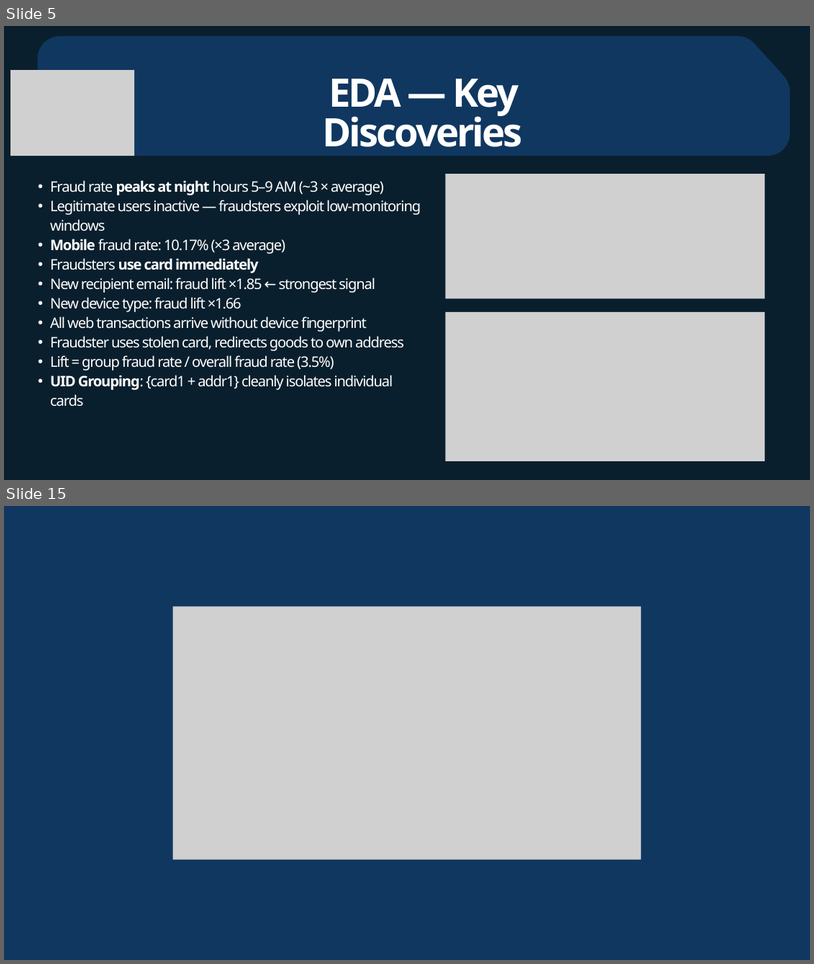
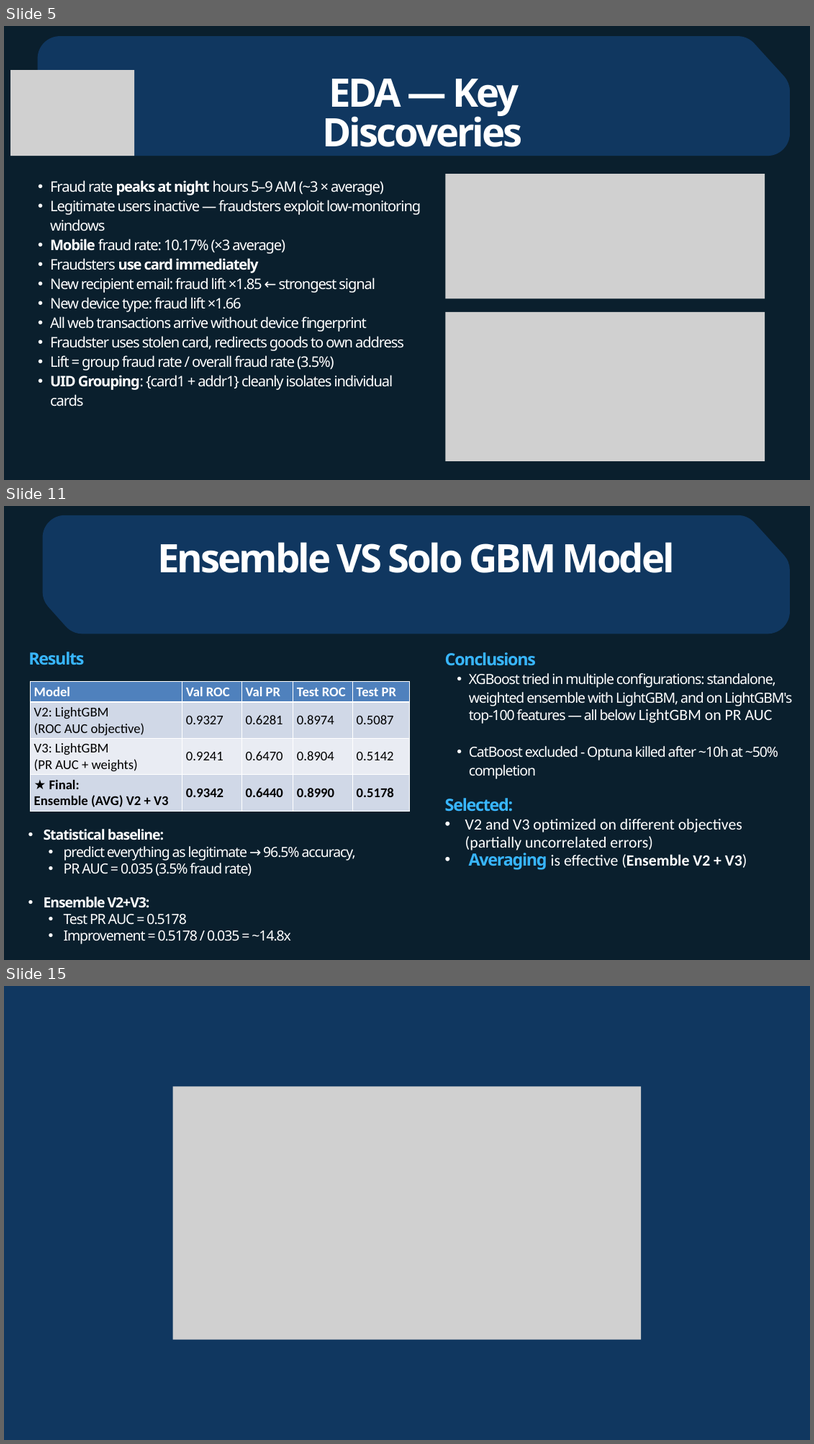
Before and after one commit to irishask/ML_Fraud_detection, a slide deck: IrenaSK- Fraud Detection -Final Project.pptx. Shown one above the other, each under a label of ours: slides 5 and 15 before the commit, slides 5, 11 and 15 after it; the slides between them are not shown. The pictures are 814x964 and 814x1444 pixels, drawn with LibreOffice and Linux fonts; fonts in the diff are those of the drawing; grey boxes stand for pictures. Boxes give left, top, right and bottom in pixels: in the first picture for what was removed or moved away, otherwise in the second. Text is boxed around its words. In the diff, an @@ line names an element or a change of style, - is before the commit and + after.

Commit message:
Update presentation: fix baseline references, UID anchor conclusions

```diff
--- a/IrenaSK- Fraud Detection -Final Project.pptx
+++ b/IrenaSK- Fraud Detection -Final Project.pptx
@@ slide 11 added at (4, 506, 810, 960), background #0A1F2D @@
@@ freeform shape added at (43, 515, 790, 634), fill #103760 @@
@@ text added at (157, 542, 675, 573), 70 pt, text #FFFFFF, bold @@
+Ensemble VS Solo GBM Model
@@ text added at (28, 651, 84, 665), 30 pt, text #38B6FF, bold @@
+Results
@@ text added at (445, 652, 792, 870), 25 pt, text #FFFFFF @@
+Conclusions
+  • XGBoost tried in multiple configurations: standalone, weighted ensemble with LightGBM, and on LightGBM's top-100 features — all below LightGBM on PR AUC
+  • CatBoost excluded - Optuna killed after ~10h at ~50% completion
+Selected:
+• V2 and V3 optimized on different objectives (partially uncorrelated errors)
+• Averaging is effective (Ensemble V2 + V3)
@@ table added at (30, 682, 410, 811), 4 rows, 5 columns @@
+Model | Val ROC | Val PR | Test ROC | Test PR
+V2: LightGBM / (ROC AUC objective) | 0.9327 | 0.6281 | 0.8974 | 0.5087
+V3: LightGBM / (PR AUC + weights) | 0.9241 | 0.6470 | 0.8904 | 0.5142
+★ Final: / Ensemble (AVG) V2 + V3 | 0.9342 | 0.6440 | 0.8990 | 0.5178
@@ text added at (44, 829, 356, 944), 25 pt, text #FFFFFF @@
+• Statistical baseline:
+  • predict everything as legitimate → 96.5% accuracy,
+  • PR AUC = 0.035 (3.5% fraud rate)
+• Ensemble V2+V3:
+  • Test PR AUC = 0.5178
+  • Improvement = 0.5178 / 0.035 = ~14.8x
```
Also in this commit, not shown: 9 slides changed, 1 other slide added, 2 slides removed.
